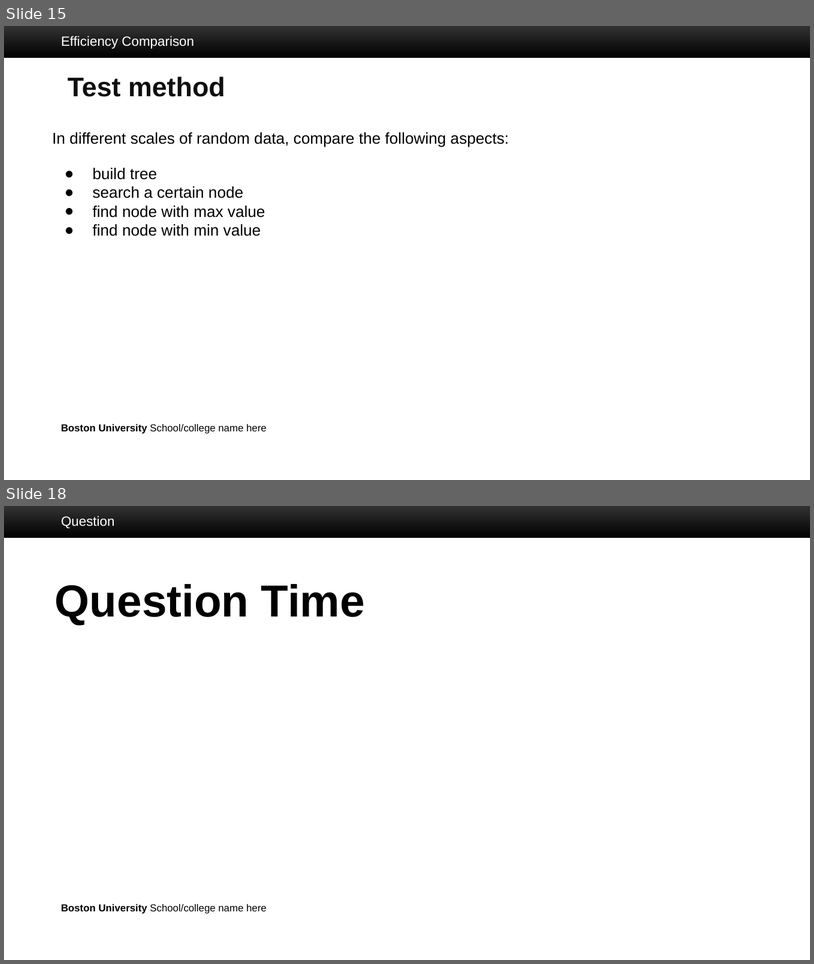
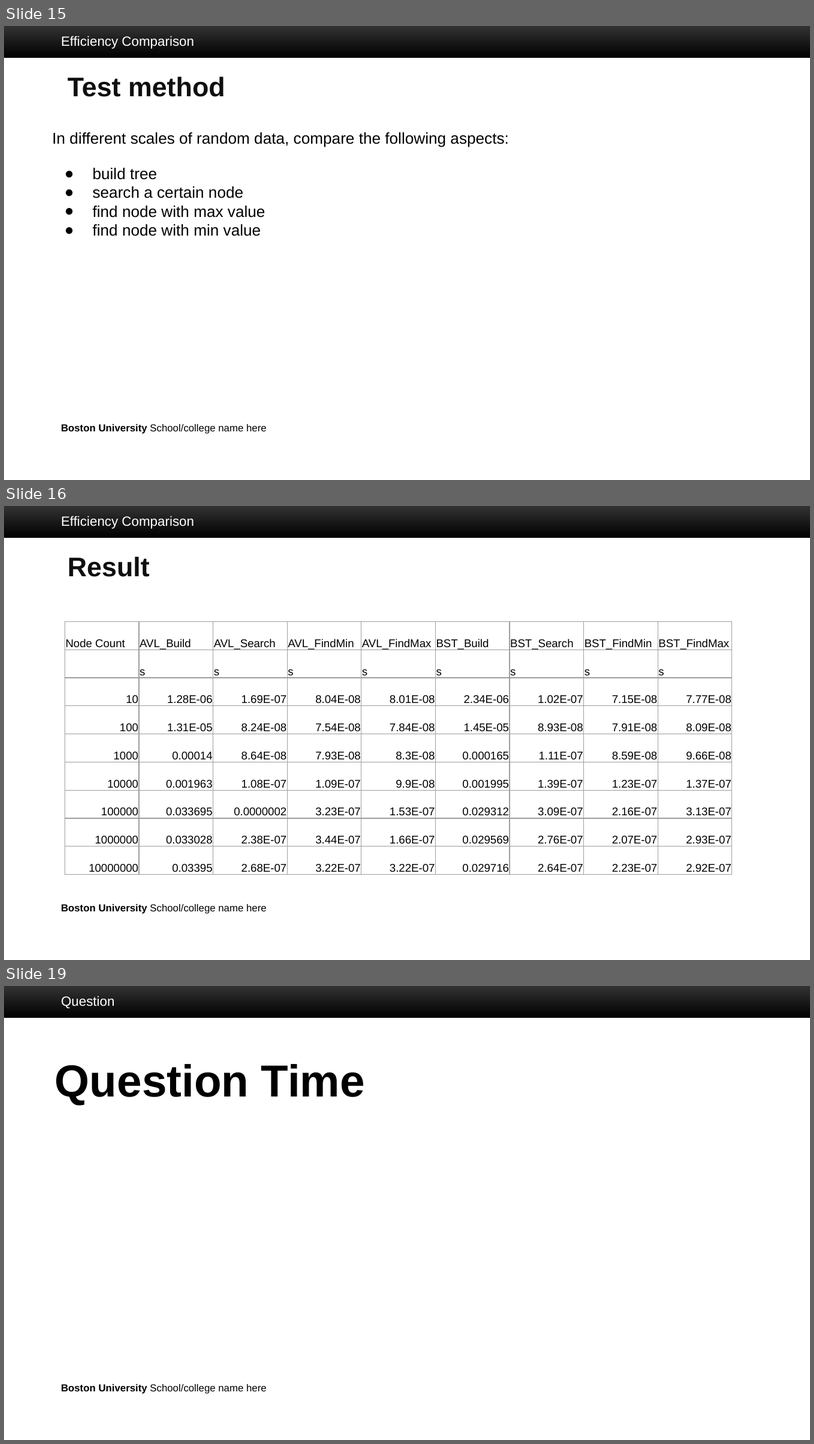
Before and after one commit to CMander02/TreeAlgorithms, a slide deck: Final Presentation/Final_EC504_presentation_v3.pptx. Shown one above the other, each under a label of ours: slides 15 and 18 before the commit, slides 15, 16 and 19 after it; the slides between them are not shown. The pictures are 814x964 and 814x1444 pixels, drawn with LibreOffice and Linux fonts; fonts in the diff are those of the drawing; background and template pictures are left out. Boxes give left, top, right and bottom in pixels: in the first picture for what was removed or moved away, otherwise in the second. Text is boxed around its words. In the diff, an @@ line names an element or a change of style, - is before the commit and + after.

```diff
--- a/Final Presentation/Final_EC504_presentation_v3.pptx
+++ b/Final Presentation/Final_EC504_presentation_v3.pptx
@@ slide 16 added at [4,506,810,960], background #FFFFFF; not listed: 2 template elements that a slide beside it also shows @@
@@ text added at [61,516,194,529], 12 pt, text #FFFFFF @@
+Efficiency Comparison
@@ title added at [68,556,150,577], 24 pt, text #0F0F0F, bold @@
+Result
@@ table added at [65,621,732,877], 9 rows, 9 columns @@
+Node Count | AVL_Build | AVL_Search | AVL_FindMin | AVL_FindMax | BST_Build | BST_Search | BST_FindMin | BST_FindMax
+ | s | s | s | s | s | s | s | s
+10 | 1.28E-06 | 1.69E-07 | 8.04E-08 | 8.01E-08 | 2.34E-06 | 1.02E-07 | 7.15E-08 | 7.77E-08
+100 | 1.31E-05 | 8.24E-08 | 7.54E-08 | 7.84E-08 | 1.45E-05 | 8.93E-08 | 7.91E-08 | 8.09E-08
+1000 | 0.00014 | 8.64E-08 | 7.93E-08 | 8.3E-08 | 0.000165 | 1.11E-07 | 8.59E-08 | 9.66E-08
+10000 | 0.001963 | 1.08E-07 | 1.09E-07 | 9.9E-08 | 0.001995 | 1.39E-07 | 1.23E-07 | 1.37E-07
+100000 | 0.033695 | 0.0000002 | 3.23E-07 | 1.53E-07 | 0.029312 | 3.09E-07 | 2.16E-07 | 3.13E-07
+1000000 | 0.033028 | 2.38E-07 | 3.44E-07 | 1.66E-07 | 0.029569 | 2.76E-07 | 2.07E-07 | 2.93E-07
+10000000 | 0.03395 | 2.68E-07 | 3.22E-07 | 3.22E-07 | 0.029716 | 2.64E-07 | 2.23E-07 | 2.92E-07
@@ what was slide 18 is now slide 19 @@
```
Also in this commit, not shown: 3 slides changed, 1 other slide added, 1 slide removed, 1 other file.
